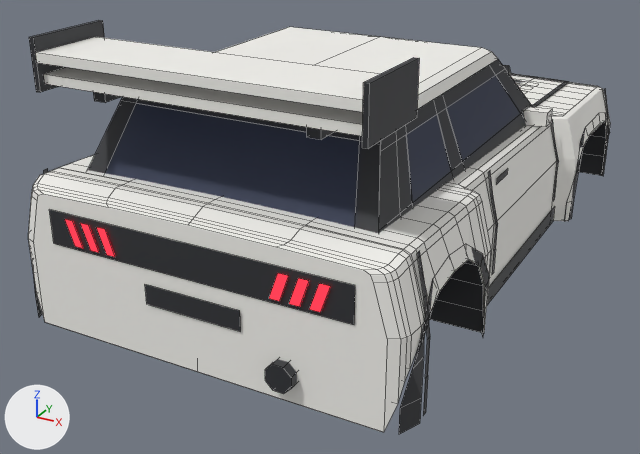
Two versions of the Blender file assets/meshes/griffe/Griffe.blend, one commit apart.
Before and after are seen from a 50 mm lens placed at (6.75, -14.12, 5.57), pointed at (-0.57, -0.82, -1.08). Lighting does not change. The marker at lower left points along +X, +Y and +Z. The first picture is the older version. Mesh edges are drawn as thin lines on the coarser meshes.

Names of what the first picture shows: 'BumperRear', 'Cowl', 'Door_FR', 'Fender_FR', 'Fender_RR', 'Opt_Wing_Rally_Wing', 'Opt_Wing_Rally_WingBlade', 'Pillars', 'RearWindow', 'Roof', 'TailGarnish', 'Underbody' and 20 more.
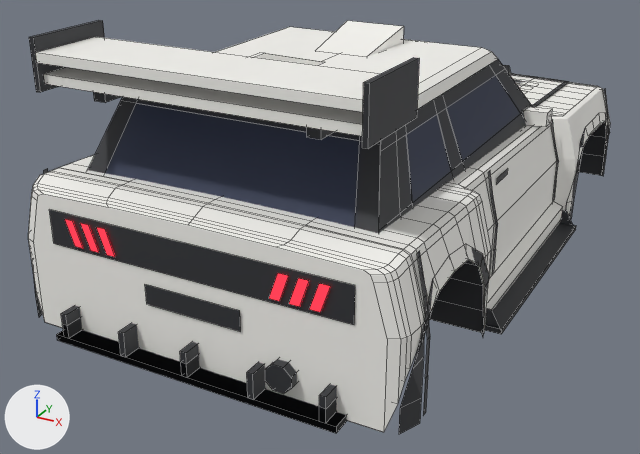
Pixel boxes [x1, y1, x2, y2] of what changed, in the pictures (640 x 454 px):
'Opt_Diffuser_Race_AccDiffuserRace', added
    after: [57, 306, 347, 433]
'Opt_Skirts_Blade_AccSideBlade_R', added
    after: [485, 211, 576, 334]
'Opt_Skirts_Side_AccSkirt_R', added
    after: [486, 201, 563, 311]
'Opt_Roof_Scoop_AccRoofScoop', added
    after: [315, 21, 404, 57]
'Opt_Diffuser_Road_AccDiffuser', added
    after: [57, 319, 347, 431]
'Opt_Roof_Fin_AccSharkFin', added
    after: [249, 53, 323, 65]

Diff of the bpy script that builds the scene:
```diff
--- a/assets/meshes/griffe/Griffe.blend.py
+++ b/assets/meshes/griffe/Griffe.blend.py
@@ me_opt_skirts_side_accskirt_r @@
+me_opt_skirts_side_accskirt_r.from_pydata([(2.95, 2.3, -1.46), (3.11, 2.3, -1.46), (3.11, -2.3, -1.46), (2.95, -2.3, -1.46), (3.15, 2.3, -1.3), (3.15, -2.3, -1.3), (3.15, 2.3, -1.06), (3.15, -2.3, -1.06), (2.95, 2.3, -0.98), (2.95, -2.3, -0.98)], [], [(0, 1, 2, 3), (1, 4, 5, 2), (4, 6, 7, 5), (6, 8, 9, 7), (8, 6, 4, 1, 0), (3, 2, 5, 7, 9)])
+me_opt_skirts_side_accskirt_r.materials.append(mat_body)  # white #f7f6f1
@@ me_opt_roof_fin_accsharkfin @@
+me_opt_roof_fin_accsharkfin.from_pydata([(0.05, -3.55, 2.78), (0.05, -3.9, 2.78), (0.05, -3.9, 2.29), (0.05, -1.78, 2.29), (-0.05, -1.78, 2.29), (-0.05, -3.9, 2.29), (-0.05, -3.9, 2.78), (-0.05, -3.55, 2.78)], [], [(0, 1, 2, 3), (4, 5, 6, 7), (6, 1, 0, 7), (7, 0, 3, 4), (5, 2, 1, 6)])
+me_opt_roof_fin_accsharkfin.materials.append(mat_body)  # white #f7f6f1
@@ me_opt_roof_scoop_accroofscoop @@
+me_opt_roof_scoop_accroofscoop.from_pydata([(-0.48, -1.15, 2.3), (0.48, -1.15, 2.3), (0.55, 0.15, 2.58), (-0.55, 0.15, 2.58), (0.55, 0.15, 2.28), (0.48, -1.15, 2.28), (-0.48, -1.15, 2.28), (-0.55, 0.15, 2.28)], [], [(0, 1, 2, 3), (4, 2, 1, 5), (6, 0, 3, 7)])
+me_opt_roof_scoop_accroofscoop.materials.append(mat_body)  # white #f7f6f1
@@ ob_opt_diffuser_race_accdiffuserrace @@
+ob_opt_diffuser_race_accdiffuserrace = bpy.data.objects.new('Opt_Diffuser_Race_AccDiffuserRace', me_opt_diffuser_race_accdiffuserrace)  # a box spanning x -2.4..2.4, y -5.79..-4.89, z -1.44..-1.34; a box spanning x -2.25..-2.15, y -5.79..-4.89, z -1.34..-0.94; a box spanning x -1.15..-1.05, y -5.79..-4.89, z -1.34..-0.94; a box spanning x -0.05..0.05, y -5.79..-4.89, z -1.34..-0.94; a box spanning x 1.05..1.15, y -5.79..-4.89, z -1.34..-0.94; a box spanning x 2.15..2.25, y -5.79..-4.89, z -1.34..-0.94; in mat_trim (dark grey #2f3035)
+ob_opt_diffuser_race_accdiffuserrace.location = (0.0, 0.0, 0.0)
@@ ob_opt_diffuser_road_accdiffuser @@
+ob_opt_diffuser_road_accdiffuser = bpy.data.objects.new('Opt_Diffuser_Road_AccDiffuser', me_opt_diffuser_road_accdiffuser)  # a box spanning x -2.4..2.4, y -5.79..-5.24, z -1.44..-1.34; a box spanning x -2.25..-2.15, y -5.79..-5.24, z -1.34..-1.12; a box spanning x -0.05..0.05, y -5.79..-5.24, z -1.34..-1.12; a box spanning x 2.15..2.25, y -5.79..-5.24, z -1.34..-1.12; in mat_trim (dark grey #2f3035)
+ob_opt_diffuser_road_accdiffuser.location = (0.0, 0.0, 0.0)
@@ ob_opt_skirts_blade_accsideblade_r @@
+ob_opt_skirts_blade_accsideblade_r = bpy.data.objects.new('Opt_Skirts_Blade_AccSideBlade_R', me_opt_skirts_blade_accsideblade_r)  # 16 vertices, 8 faces; spans x 2.95..3.45, y -2.3..2.3, z -1.48..-1.12; in mat_trim (dark grey #2f3035)
+ob_opt_skirts_blade_accsideblade_r.location = (0.0, 0.0, 0.0)
@@ ob_opt_skirts_side_accskirt_r @@
+ob_opt_skirts_side_accskirt_r = bpy.data.objects.new('Opt_Skirts_Side_AccSkirt_R', me_opt_skirts_side_accskirt_r)
+ob_opt_skirts_side_accskirt_r.location = (0.0, 0.0, 0.0)
@@ ob_opt_roof_fin_accsharkfin @@
+ob_opt_roof_fin_accsharkfin = bpy.data.objects.new('Opt_Roof_Fin_AccSharkFin', me_opt_roof_fin_accsharkfin)
+ob_opt_roof_fin_accsharkfin.location = (0.0, 0.0, 0.0)
@@ ob_opt_roof_scoop_accroofscoop @@
+ob_opt_roof_scoop_accroofscoop = bpy.data.objects.new('Opt_Roof_Scoop_AccRoofScoop', me_opt_roof_scoop_accroofscoop)
+ob_opt_roof_scoop_accroofscoop.location = (0.0, 0.0, 0.0)
```
